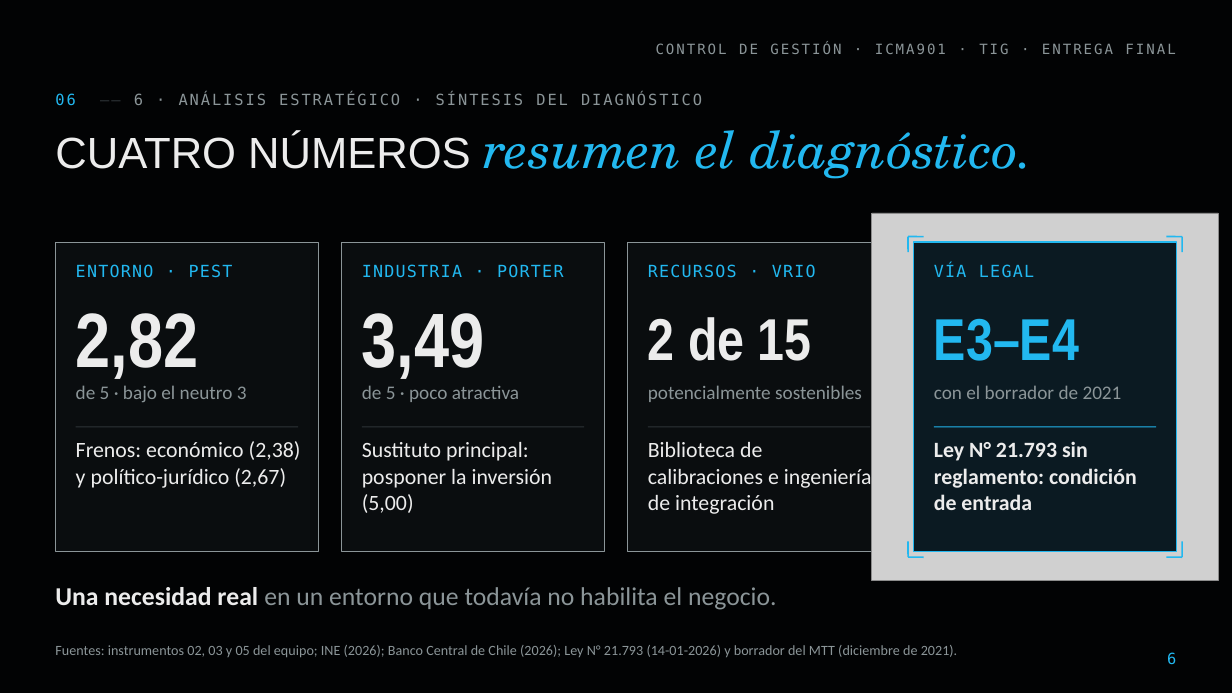
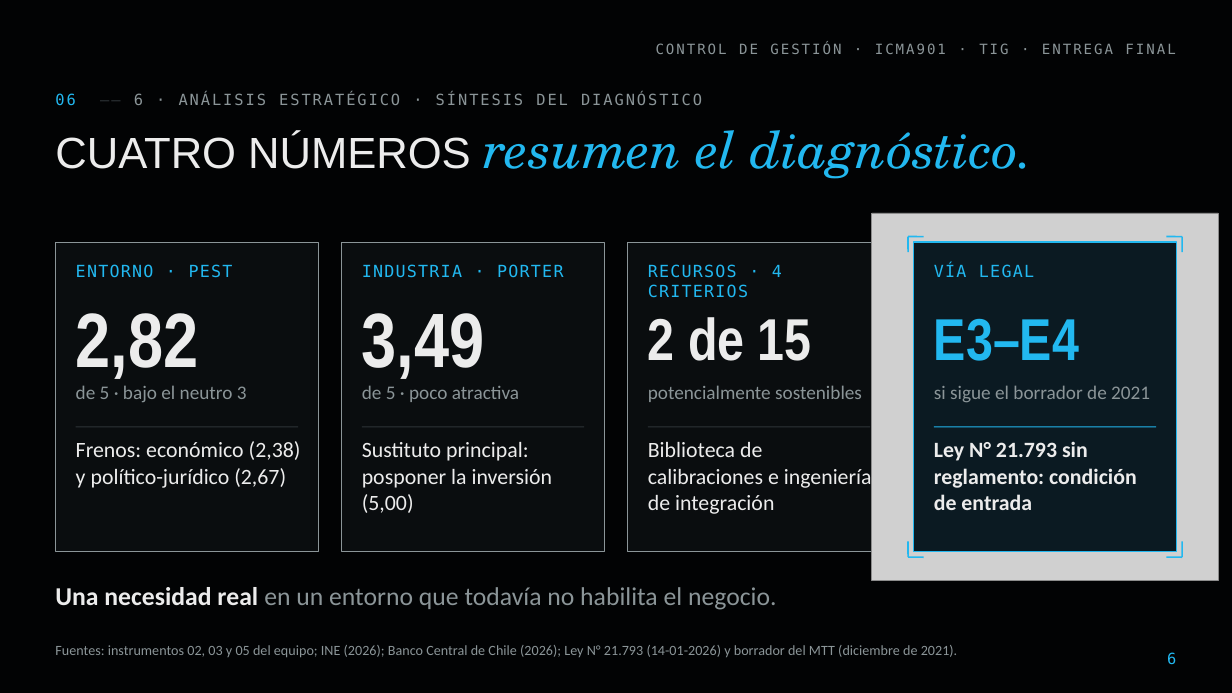
Before and after one commit to diegoaam0109-ux/lumine, a slide deck: slide 6 of tig-final/Lumine_TIG_Final_Control_de_Gestion.pptx. Drawn at 1232x693 pixels with LibreOffice and Linux fonts; fonts in the diff are those of the drawing; grey boxes stand for pictures; background and template pictures are left out. Boxes give left, top, right and bottom in pixels: in the first picture for what was removed or moved away, otherwise in the second. Text is boxed around its words. In the diff, an @@ line names an element or a change of style, - is before the commit and + after.

```diff
--- a/tig-final/Lumine_TIG_Final_Control_de_Gestion.pptx
+++ b/tig-final/Lumine_TIG_Final_Control_de_Gestion.pptx
@@ text at box(648, 264, 782, 298): text changed @@
-RECURSOS · VRIO
+RECURSOS · 4 CRITERIOS
@@ text at box(934, 385, 1150, 402): text changed @@
-con el borrador de 2021
+si sigue el borrador de 2021
```
Also in this commit, not shown: 8 other slides changed, 13 other files.
